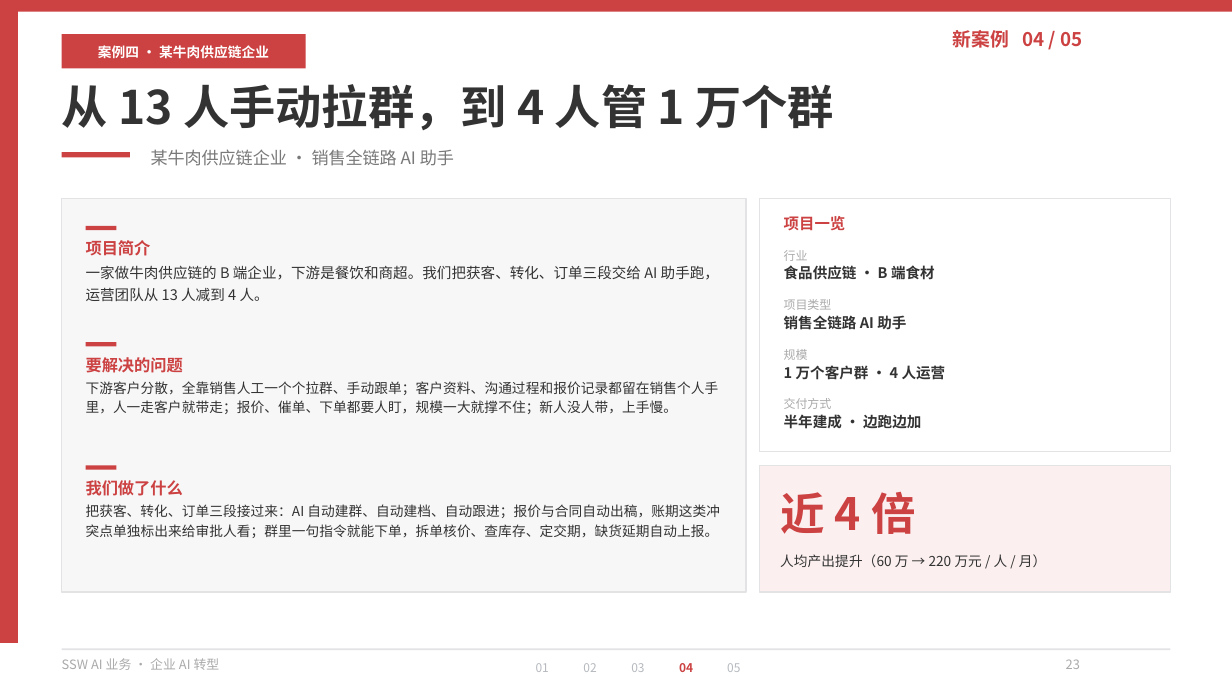
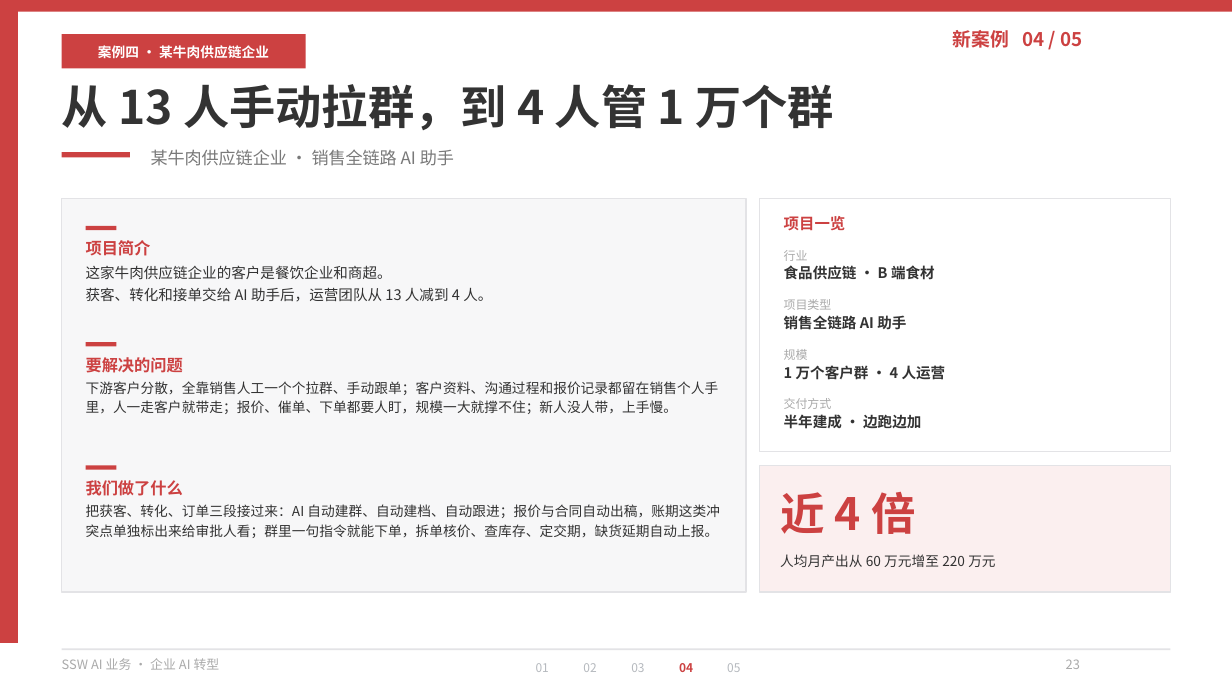
Before and after one commit to hveraus/ssw-business, a slide deck: slide 23 of SSW AI 业务_v2/SSW AI 业务_v3.pptx. Drawn at 1232x693 pixels with LibreOffice and Linux fonts; fonts in the diff are those of the drawing. Boxes give left, top, right and bottom in pixels: in the first picture for what was removed or moved away, otherwise in the second. Text is boxed around its words. In the diff, an @@ line names an element or a change of style, - is before the commit and + after.

```diff
--- a/SSW AI 业务_v2/SSW AI 业务_v3.pptx
+++ b/SSW AI 业务_v2/SSW AI 业务_v3.pptx
@@ text at (86,266,492,301): text changed @@
-一家做牛肉供应链的 B 端企业，下游是餐饮和商超。我们把获客、转化、订单三段交给 AI 助手跑，运营团队从 13 人减到 4 人。
+这家牛肉供应链企业的客户是餐饮企业和商超。
+获客、转化和接单交给 AI 助手后，运营团队从 13 人减到 4 人。
@@ text at (780,554,995,567): text changed @@
-人均产出提升（60 万 → 220 万元 / 人 / 月）
+人均月产出从 60 万元增至 220 万元
```
Also in this commit, not shown: 30 other slides changed, 1 slide added, 4 other files.
